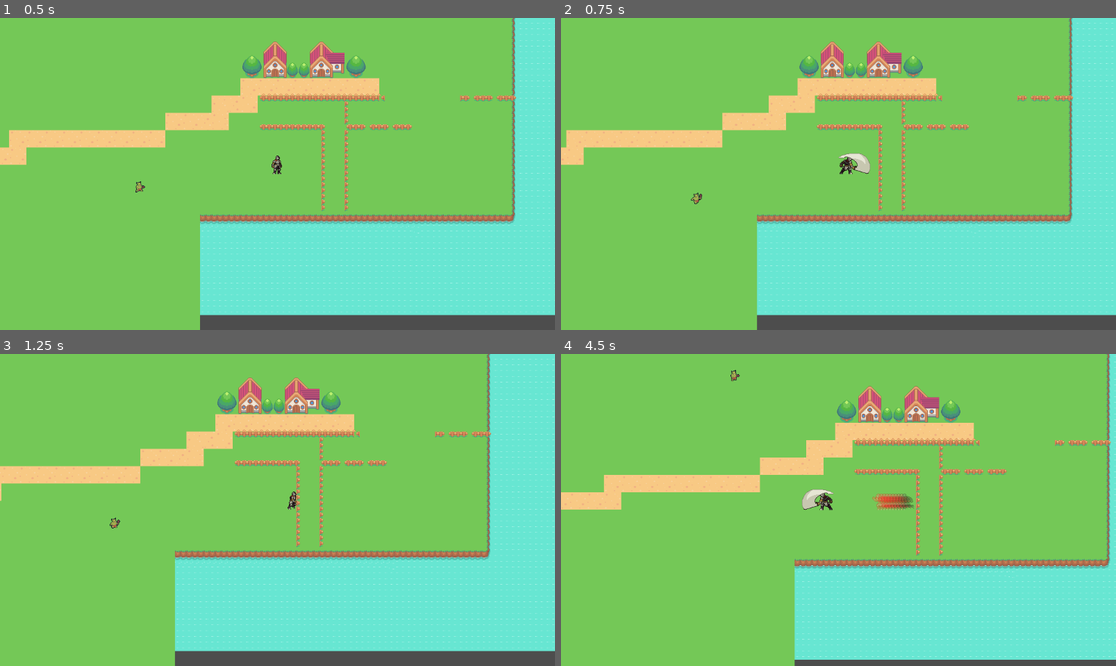
Above: before the commit, frames 1-4 (two rows, left to right).
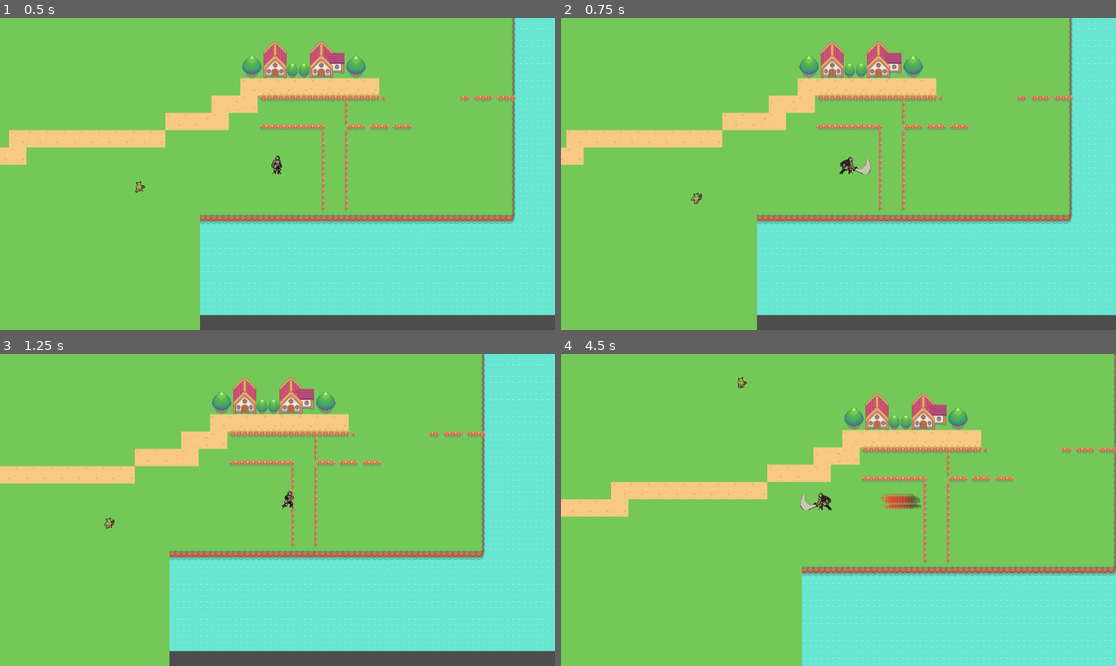
Above: after the commit, the same moments.

Repository: Gavy197/The-Big-Game-
Game: Godot game, scene res://Scenes/Levels/tempScenev2.tscn
Same seed, same stepped clock (60 frames per second), same inputs: the game is played once before the commit and once after it.
Inputs (mouse positions are in pixels of both pictures, inside the frame that each line leads up to):
- Up to frame 1 (0.5 s): no input
- Up to frame 2 (0.75 s): move the mouse to (960, 158) at 0.52 s; hold D (walkRight) from 0.53 s (still down); click (960, 158) at 0.6 s
- Up to frame 3 (1.25 s): keep holding D (walkRight)
- Up to frame 4 (4.5 s): move the mouse to (727, 525) at 1.27 s; release D (walkRight) at 1.28 s; hold S (walkDown) 1.28-2.03 s; tap Shift (Dash) at 1.35, 3.6 s; click (727, 525) at 1.55 s; move the mouse to (894, 441) at 2.02 s; hold D (walkRight) 2.03-2.78 s; click (894, 441) at 2.1 s; move the mouse to (810, 572) at 2.77 s; hold W (walkUp) 2.78-3.53 s; click (810, 572) at 2.85 s; move the mouse to (1005, 556) at 3.52 s; hold A (walkLeft) from 3.53 s (still down); click (1005, 556) at 3.8 s; move the mouse to (672, 463) at 4.27 s; click (672, 463) at 4.35 s

Frame 1 is identical in both runs. In frame 2, 0.2% of the frame differs, in the area x 49-56%, y 43-51%; in frame 3, 5.2%; in frame 4, 15%, in the area x 0-100%, y 0-100%.

Commit message:
Improved Player attack

Diff:
--- a/Scenes/Players/main_player.tscn
+++ b/Scenes/Players/main_player.tscn
@@ -256,7 +256,7 @@
 }],
 "loop": false,
 "name": &"lightAttack",
-"speed": 15.0
+"speed": 20.0
 }]
 
 [sub_resource type="RectangleShape2D" id="RectangleShape2D_nj36b"]
@@ -279,9 +279,10 @@
 [node name="AnimatedSprite2D" type="AnimatedSprite2D" parent="."]
 position = Vector2(0, -21)
 sprite_frames = SubResource("SpriteFrames_0d5q4")
-animation = &"Idle"
+animation = &"lightAttack"
 autoplay = "Idle"
-frame_progress = 0.459707
+frame = 3
+frame_progress = 1.0
 offset = Vector2(4, 0)
 
 [node name="Hurtbox" type="CollisionShape2D" parent="."]
